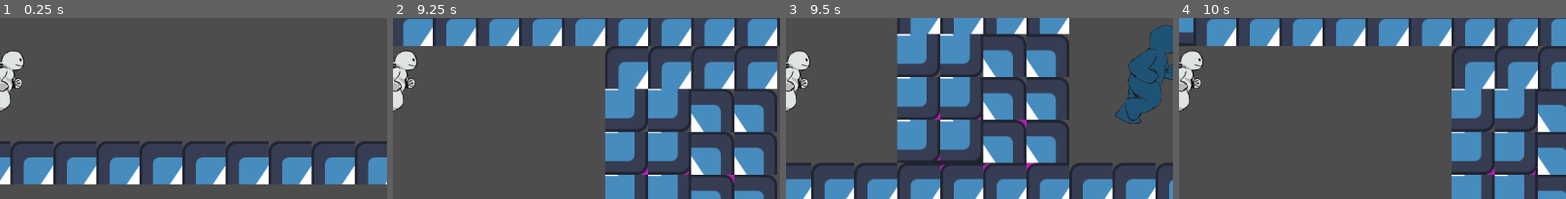
Above: before the commit, frames 1-4 (left to right).
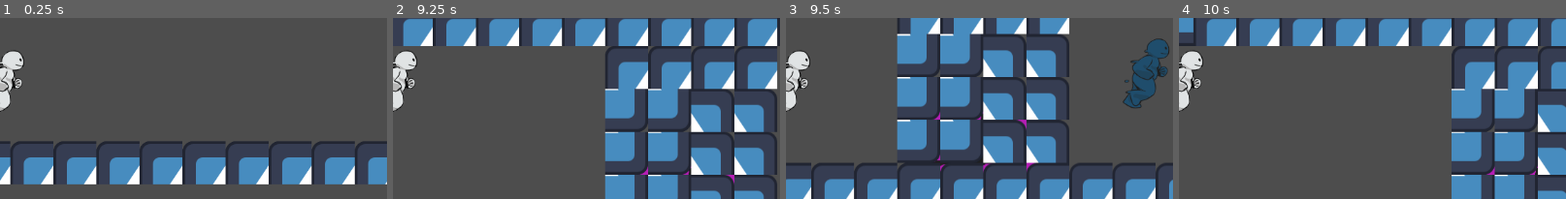
Above: after the commit, the same moments.

Repository: ZBC95/GMTK-2025-zoes-repository
Game: Godot game, scene res://game.tscn
Two runs of this game, one before a commit and one after it. Both use one fixed random seed, a clock stepped at 60 frames per second and the inputs below. The engine's default icon, where the game draws it, is replaced by a stand-in: a white triangle on a blue panel in a dark square.
Inputs:
- Up to frame 1 (0.25 s): no input
- Up to frame 2 (9.25 s): hold D (Right) 0.53-2.03 s; tap W (Jump) at 0.77, 1.52, 3.02, 3.77, 4.52, 6.02, 6.77, 7.52, 9.02 s; hold A (Left) 2.03-2.78 s; hold D (Right) 2.78-4.28 s; hold A (Left) 4.28-5.03 s; hold D (Right) 5.03-5.78 s; hold A (Left) 5.78-7.28 s; hold D (Right) from 7.28 s (still down)
- Up to frame 3 (9.5 s): keep holding D (Right)
- Up to frame 4 (10 s): release D (Right) at 9.53 s; hold A (Left) from 9.53 s (still down); tap W (Jump) at 9.77 s
The pictures show only the part of the screen within x 50-100%, y 28-78%; the shares and areas given below are measured in that part.

Frames 1-2 are identical in both runs. In frame 3, 3.0% of the frame differs, in the area x 84-100%, y 4-59%; in frame 4, nothing differs.

Commit message:
Add animations to ghost sprite

Diff:
--- a/player_ghost.tscn
+++ b/player_ghost.tscn
@@ -1,44 +1,155 @@
-[gd_scene load_steps=9 format=3 uid="uid://c26dkstg4cqe8"]
+[gd_scene load_steps=24 format=3 uid="uid://c26dkstg4cqe8"]
 
 [ext_resource type="Script" uid="uid://cqoidt5kch35a" path="res://player_ghost.gd" id="1_h5qa1"]
-[ext_resource type="Texture2D" uid="uid://dgfhqy7sxeo23" path="res://assets/Running_Sheet.png" id="2_h5qa1"]
+[ext_resource type="Texture2D" uid="uid://co5pwtkndgg0m" path="res://assets/jump256.png" id="2_1xyui"]
+[ext_resource type="Texture2D" uid="uid://clb6dbbn7is7" path="res://assets/Idle_256.png" id="3_fmqwa"]
+[ext_resource type="Texture2D" uid="uid://bh84cl8bvyro" path="res://assets/block256.png" id="4_3v4vy"]
+[ext_resource type="Texture2D" uid="uid://uydsds6mdv32" path="res://assets/running_256.png" id="5_6k0mi"]
+[ext_resource type="Texture2D" uid="uid://c6edujmqtcs22" path="res://assets/skid256.png" id="6_4g4fx"]
 
 [sub_resource type="RectangleShape2D" id="RectangleShape2D_hqtel"]
 size = Vector2(124, 128)
 
-[sub_resource type="AtlasTexture" id="AtlasTexture_hqtel"]
-atlas = ExtResource("2_h5qa1")
-region = Rect2(0, 0, 1700, 1700)
+[sub_resource type="AtlasTexture" id="AtlasTexture_nvl01"]
+atlas = ExtResource("2_1xyui")
+region = Rect2(768, 0, 256, 256)
 
-[sub_resource type="AtlasTexture" id="AtlasTexture_sweqy"]
-atlas = ExtResource("2_h5qa1")
-region = Rect2(1700, 0, 1700, 1700)
+[sub_resource type="AtlasTexture" id="AtlasTexture_ivps1"]
+atlas = ExtResource("3_fmqwa")
+region = Rect2(0, 0, 256, 256)
 
-[sub_resource type="AtlasTexture" id="AtlasTexture_2hs0m"]
-atlas = ExtResource("2_h5qa1")
-region = Rect2(3400, 0, 1700, 1700)
+[sub_resource type="AtlasTexture" id="AtlasTexture_urp6f"]
+atlas = ExtResource("3_fmqwa")
+region = Rect2(256, 0, 256, 256)
 
-[sub_resource type="AtlasTexture" id="AtlasTexture_1jxqw"]
-atlas = ExtResource("2_h5qa1")
-region = Rect2(1700, 0, 1700, 1700)
+[sub_resource type="AtlasTexture" id="AtlasTexture_bwjto"]
+atlas = ExtResource("2_1xyui")
+region = Rect2(0, 0, 256, 256)
 
-[sub_resource type="SpriteFrames" id="SpriteFrames_ccxis"]
+[sub_resource type="AtlasTexture" id="AtlasTexture_606se"]
+atlas = ExtResource("2_1xyui")
+region = Rect2(256, 0, 256, 256)
+
+[sub_resource type="AtlasTexture" id="AtlasTexture_u1c27"]
+atlas = ExtResource("2_1xyui")
+region = Rect2(768, 0, 256, 256)
+
+[sub_resource type="AtlasTexture" id="AtlasTexture_op7ga"]
+atlas = ExtResource("2_1xyui")
+region = Rect2(1024, 0, 256, 256)
+
+[sub_resource type="AtlasTexture" id="AtlasTexture_q13i1"]
+atlas = ExtResource("4_3v4vy")
+region = Rect2(0, 0, 256, 256)
+
+[sub_resource type="AtlasTexture" id="AtlasTexture_pylmc"]
+atlas = ExtResource("4_3v4vy")
+region = Rect2(256, 0, 256, 256)
+
+[sub_resource type="AtlasTexture" id="AtlasTexture_pbfsw"]
+atlas = ExtResource("4_3v4vy")
+region = Rect2(512, 0, 256, 256)
+
+[sub_resource type="AtlasTexture" id="AtlasTexture_5tmop"]
+atlas = ExtResource("5_6k0mi")
+region = Rect2(0, 0, 256, 256)
+
+[sub_resource type="AtlasTexture" id="AtlasTexture_7ahtn"]
+atlas = ExtResource("5_6k0mi")
+region = Rect2(256, 0, 256, 256)
+
+[sub_resource type="AtlasTexture" id="AtlasTexture_7lmhl"]
+atlas = ExtResource("5_6k0mi")
+region = Rect2(512, 0, 256, 256)
+
+[sub_resource type="AtlasTexture" id="AtlasTexture_dx0e4"]
+atlas = ExtResource("5_6k0mi")
+region = Rect2(768, 0, 256, 256)
+
+[sub_resource type="AtlasTexture" id="AtlasTexture_jm5j8"]
+atlas = ExtResource("6_4g4fx")
+region = Rect2(0, 0, 256, 256)
+
+[sub_resource type="SpriteFrames" id="SpriteFrames_1q2qo"]
 animations = [{
 "frames": [{
 "duration": 1.0,
-"texture": SubResource("AtlasTexture_hqtel")
+"texture": SubResource("AtlasTexture_nvl01")
+}],
+"loop": true,
+"name": &"fall",
+"speed": 5.0
+}, {
+"frames": [{
+"duration": 1.0,
+"texture": SubResource("AtlasTexture_ivps1")
 }, {
 "duration": 1.0,
-"texture": SubResource("AtlasTexture_sweqy")
+"texture": SubResource("AtlasTexture_urp6f")
+}],
+"loop": true,
+"name": &"idle",
+"speed": 3.0
+}, {
+"frames": [{
+"duration": 1.0,
+"texture": SubResource("AtlasTexture_bwjto")
 }, {
 "duration": 1.0,
-"texture": SubResource("AtlasTexture_2hs0m")
+"texture": SubResource("AtlasTexture_606se")
 }, {
 "duration": 1.0,
-"texture": SubResource("AtlasTexture_1jxqw")
+"texture": SubResource("AtlasTexture_u1c27")
+}],
+"loop": true,
+"name": &"jump_up",
+"speed": 8.0
+}, {
+"frames": [{
+"duration": 1.0,
+"texture": SubResource("AtlasTexture_op7ga")
+}],
+"loop": true,
+"name": &"land",
+"speed": 5.0
+}, {
+"frames": [{
+"duration": 1.0,
+"texture": SubResource("AtlasTexture_q13i1")
+}, {
+"duration": 3.5,
+"texture": SubResource("AtlasTexture_pylmc")
+}, {
+"duration": 1.0,
+"texture": SubResource("AtlasTexture_pbfsw")
+}],
+"loop": false,
+"name": &"new_animation",
+"speed": 3.0
+}, {
+"frames": [{
+"duration": 1.0,
+"texture": SubResource("AtlasTexture_5tmop")
+}, {
+"duration": 1.0,
+"texture": SubResource("AtlasTexture_7ahtn")
+}, {
+"duration": 1.0,
+"texture": SubResource("AtlasTexture_7lmhl")
+}, {
+"duration": 1.0,
+"texture": SubResource("AtlasTexture_dx0e4")
 }],
 "loop": true,
 "name": &"run",
+"speed": 8.0
+}, {
+"frames": [{
+"duration": 1.0,
+"texture": SubResource("AtlasTexture_jm5j8")
+}],
+"loop": true,
+"name": &"skid",
 "speed": 5.0
 }]
 
@@ -49,9 +160,9 @@
 shape = SubResource("RectangleShape2D_hqtel")
 
 [node name="AnimatedSprite2D" type="AnimatedSprite2D" parent="."]
-modulate = Color(0, 0.342176, 0.568853, 0.588235)
+modulate = Color(0, 0.341176, 0.568627, 0.588235)
 position = Vector2(0, -23)
-scale = Vector2(0.103529, 0.103529)
-sprite_frames = SubResource("SpriteFrames_ccxis")
-animation = &"run"
+scale = Vector2(0.5, 0.5)
+sprite_frames = SubResource("SpriteFrames_1q2qo")
+animation = &"idle"
 autoplay = "run"
